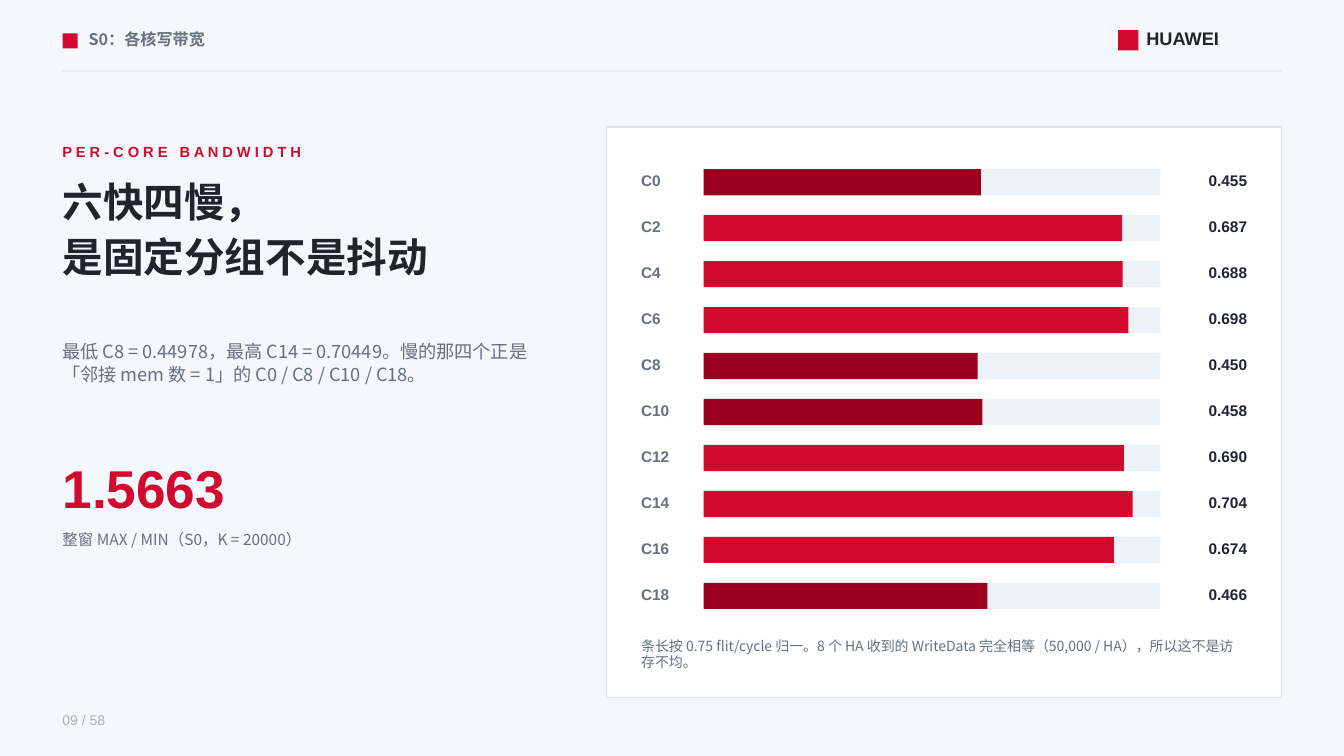
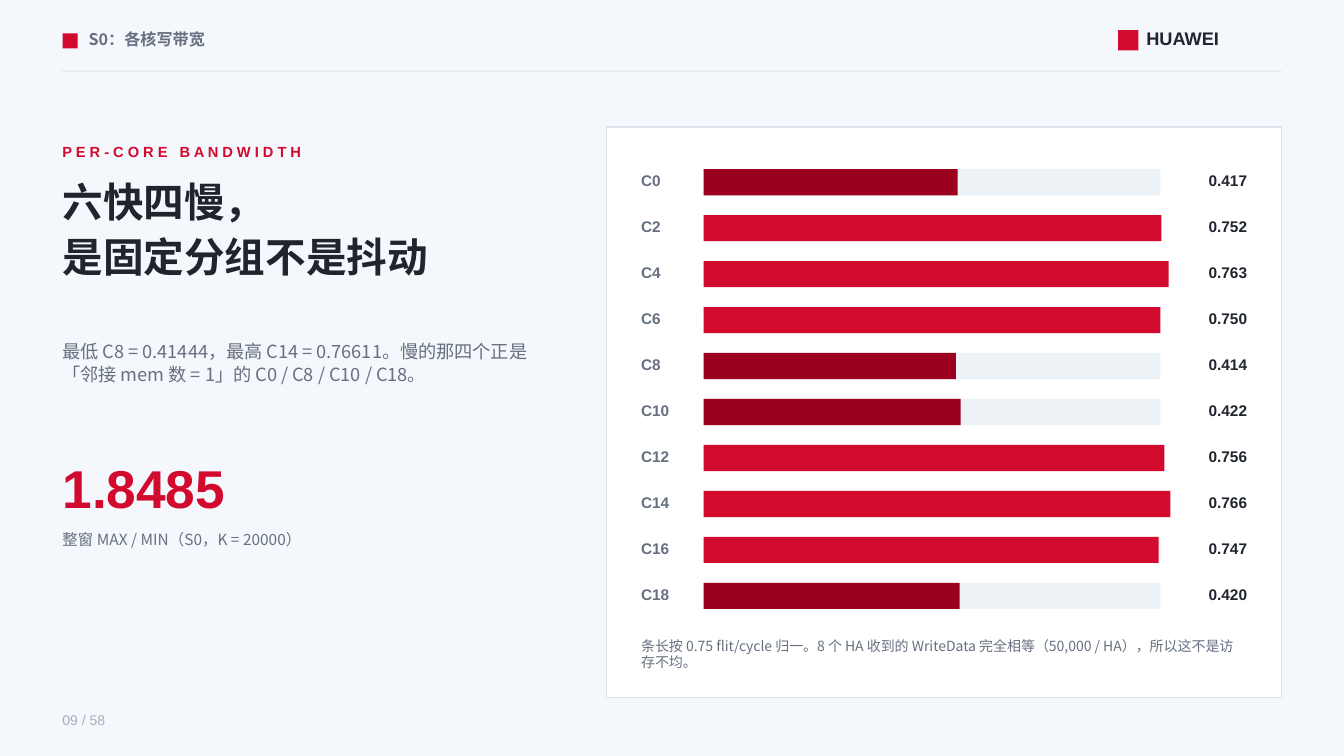
Before and after one commit to lukebest/booksim2, a slide deck: slide 9 of ppt/ring2-write-fairness.pptx. Drawn at 1344x756 pixels with LibreOffice and Linux fonts; fonts in the diff are those of the drawing. Boxes give left, top, right and bottom in pixels: in the first picture for what was removed or moved away, otherwise in the second. Text is boxed around its words. In the diff, an @@ line names an element or a change of style, - is before the commit and + after.

```diff
--- a/ppt/ring2-write-fairness.pptx
+++ b/ppt/ring2-write-fairness.pptx
@@ rectangle resized from (x1=704, y1=169, x2=981, y2=196) to (x1=704, y1=169, x2=958, y2=196) @@
@@ text at (x1=1209, y1=175, x2=1248, y2=186): text changed @@
-0.455
+0.417
@@ rectangle resized from (x1=704, y1=215, x2=1122, y2=241) to (x1=704, y1=215, x2=1162, y2=241) @@
@@ text at (x1=1209, y1=221, x2=1248, y2=232): text changed @@
-0.687
+0.752
@@ rectangle resized from (x1=704, y1=261, x2=1123, y2=287) to (x1=704, y1=261, x2=1169, y2=287) @@
@@ text at (x1=1209, y1=267, x2=1248, y2=278): text changed @@
-0.688
+0.763
@@ rectangle resized from (x1=704, y1=308, x2=1129, y2=334) to (x1=704, y1=308, x2=1160, y2=334) @@
@@ rectangle removed at (x1=704, y1=308, x2=1160, y2=334) @@
@@ text at (x1=1209, y1=313, x2=1248, y2=324): text changed @@
-0.698
+0.750
@@ text at (x1=62, y1=342, x2=528, y2=383): text changed @@
-最低 C8 = 0.44978，最高 C14 = 0.70449。慢的那四个正是「邻接 mem 数 = 1」的 C0 / C8 / C10 / C18。
+最低 C8 = 0.41444，最高 C14 = 0.76611。慢的那四个正是「邻接 mem 数 = 1」的 C0 / C8 / C10 / C18。
@@ rectangle resized from (x1=704, y1=353, x2=978, y2=379) to (x1=704, y1=353, x2=956, y2=379) @@
@@ text at (x1=1209, y1=359, x2=1248, y2=370): text changed @@
-0.450
+0.414
@@ rectangle resized from (x1=704, y1=399, x2=983, y2=425) to (x1=704, y1=399, x2=961, y2=425) @@
@@ text at (x1=1209, y1=405, x2=1248, y2=416): text changed @@
-0.458
+0.422
@@ rectangle resized from (x1=704, y1=445, x2=1124, y2=471) to (x1=704, y1=445, x2=1165, y2=471) @@
@@ text at (x1=62, y1=471, x2=225, y2=509): text changed @@
-1.5663
+1.8485
@@ text at (x1=1209, y1=451, x2=1248, y2=462): text changed @@
-0.690
+0.756
@@ rectangle resized from (x1=704, y1=491, x2=1133, y2=517) to (x1=704, y1=491, x2=1171, y2=517) @@
@@ text at (x1=1209, y1=497, x2=1248, y2=508): text changed @@
-0.704
+0.766
@@ rectangle resized from (x1=704, y1=537, x2=1114, y2=564) to (x1=704, y1=537, x2=1158, y2=564) @@
@@ text at (x1=1209, y1=543, x2=1248, y2=554): text changed @@
-0.674
+0.747
@@ rectangle resized from (x1=704, y1=583, x2=987, y2=609) to (x1=704, y1=583, x2=960, y2=609) @@
@@ text at (x1=1209, y1=589, x2=1248, y2=600): text changed @@
-0.466
+0.420
```
Also in this commit, not shown: 38 other slides changed, 1 slide added, 1 slide removed, 32 other files.
